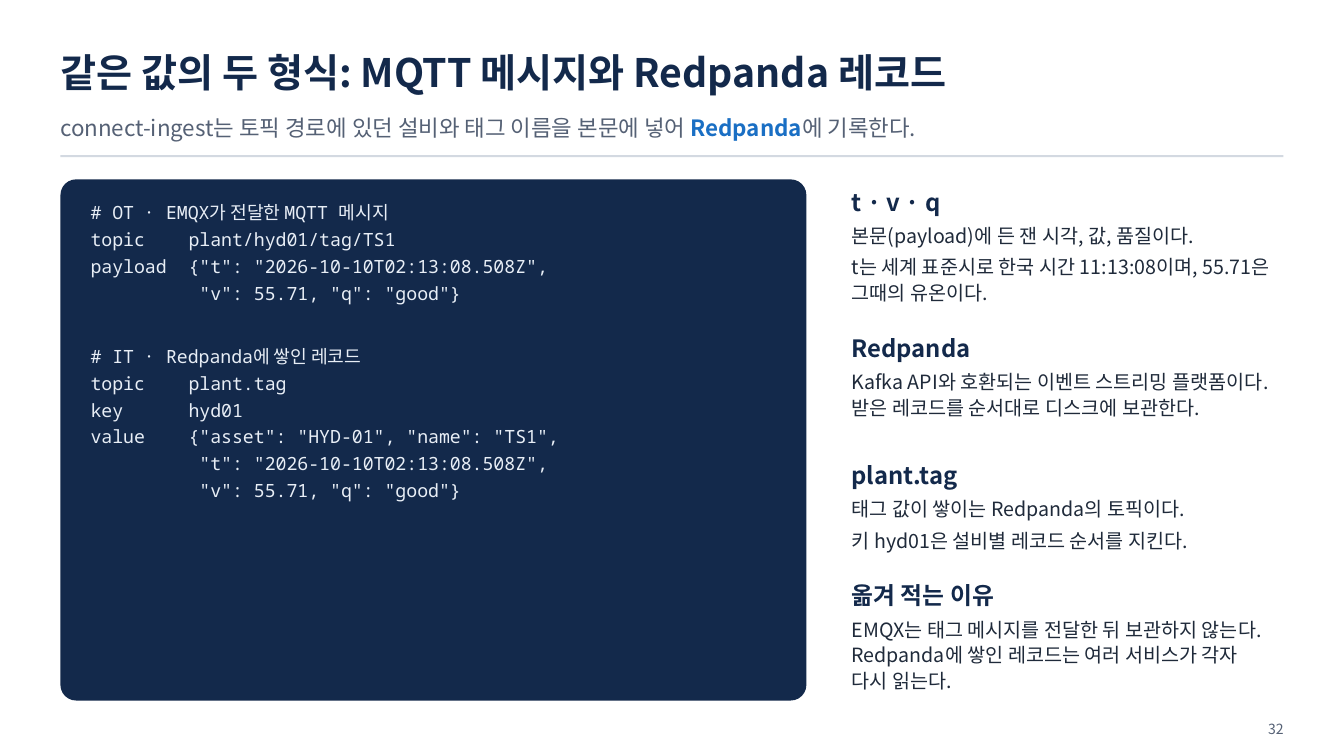
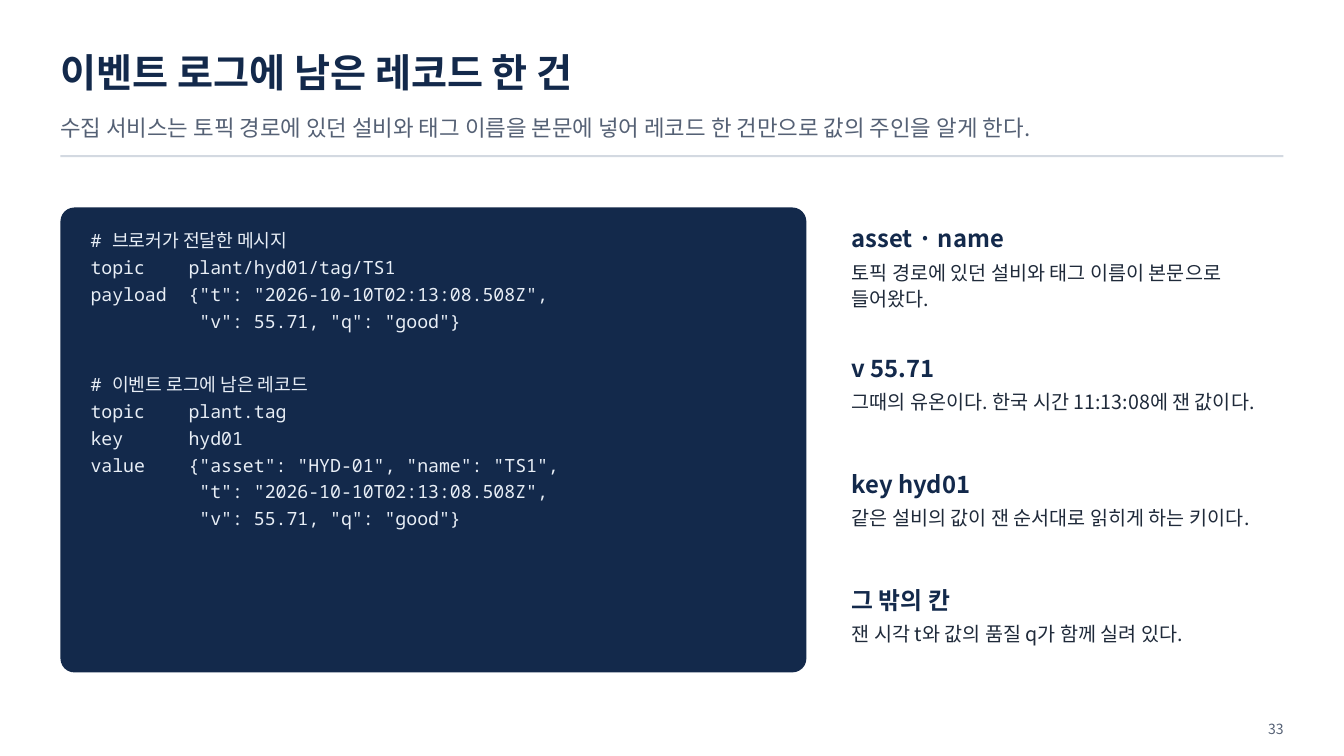
Before and after one commit to uengine-oss/hyd-iot-edu, a slide deck: slide 33 of course/slides/integrated/통합반_01일차.pptx (slide 32 before the commit). Drawn at 1344x756 pixels with LibreOffice and Linux fonts; fonts in the diff are those of the drawing. Boxes give left, top, right and bottom in pixels: in the first picture for what was removed or moved away, otherwise in the second. Text is boxed around its words. In the diff, an @@ line names an element or a change of style, - is before the commit and + after.

```diff
--- a/course/slides/integrated/통합반_01일차.pptx
+++ b/course/slides/integrated/통합반_01일차.pptx
@@ text at (60, 54, 573, 91): text changed @@
-같은 값의 두 형식: MQTT 메시지와 Redpanda 레코드
+이벤트 로그에 남은 레코드 한 건
@@ text at (60, 117, 1031, 138): text changed @@
-connect-ingest는 토픽 경로에 있던 설비와 태그 이름을 본문에 넣어 Redpanda에 기록한다.
+수집 서비스는 토픽 경로에 있던 설비와 태그 이름을 본문에 넣어 레코드 한 건만으로 값의 주인을 알게 한다.
@@ rounded rectangle: place and size @@
-rounded rectangle at (60, 179, 807, 701)
+rounded rectangle at (60, 208, 807, 673)
@@ text "# 브로커가 전달한 메시지": place and size @@
-text "# 브로커가 전달한 메시지" at (91, 204, 558, 502)
+text "# 브로커가 전달한 메시지" at (91, 232, 558, 530)
@@ text at (112, 232, 287, 249): text changed; font Noto Sans Mono to Noto Sans CJK KR @@
-# OT · EMQX가 전달한 MQTT 메시지
+# 브로커가 전달한 메시지
@@ text at (852, 230, 1221, 308): text changed @@
-t · v · q
-본문(payload)에 든 잰 시각, 값, 품질이다.
-t는 세계 표준시로 한국 시간 11:13:08이며, 55.71은 그때의 유온이다.
+asset · name
+토픽 경로에 있던 설비와 태그 이름이 본문으로 들어왔다.
@@ text at (112, 376, 308, 393): text changed; font Noto Sans Mono to Noto Sans CJK KR @@
-# IT · Redpanda에 쌓인 레코드
+# 이벤트 로그에 남은 레코드
@@ text at (852, 360, 1255, 411): text changed @@
-Redpanda
-Kafka API와 호환되는 이벤트 스트리밍 플랫폼이다. 받은 레코드를 순서대로 디스크에 보관한다.
+v 55.71
+그때의 유온이다. 한국 시간 11:13:08에 잰 값이다.
@@ text at (852, 474, 1249, 527): text changed @@
-plant.tag
-태그 값이 쌓이는 Redpanda의 토픽이다.
-키 hyd01은 설비별 레코드 순서를 지킨다.
+key hyd01
+같은 설비의 값이 잰 순서대로 읽히게 하는 키이다.
@@ text at (852, 589, 1183, 646): text changed @@
-옮겨 적는 이유
-EMQX는 태그 메시지를 전달한 뒤 보관하지 않는다. Redpanda에 쌓인 레코드는 여러 서비스가 각자 다시 읽는다.
+그 밖의 칸
+잰 시각 t와 값의 품질 q가 함께 실려 있다.
@@ text at (1268, 723, 1284, 734): text changed @@
-32
+33
```
Also in this commit, not shown: 70 other slides changed, 2 slides added, 5 slides removed, 9 other files.
